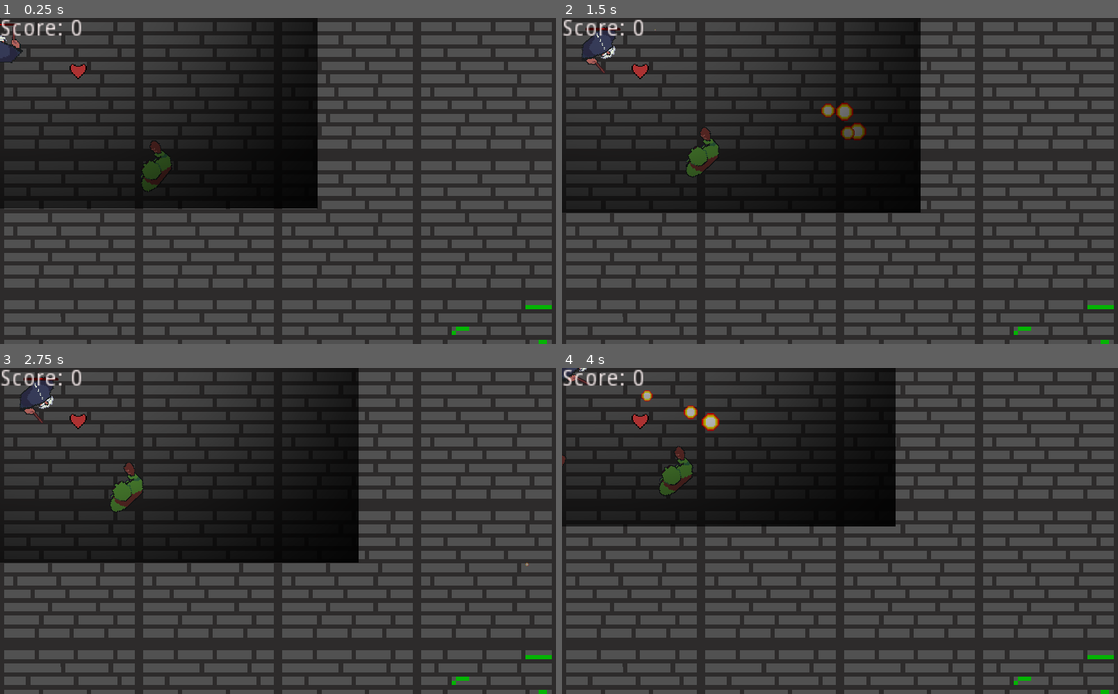
Above: before the commit, frames 1-4 (two rows, left to right).
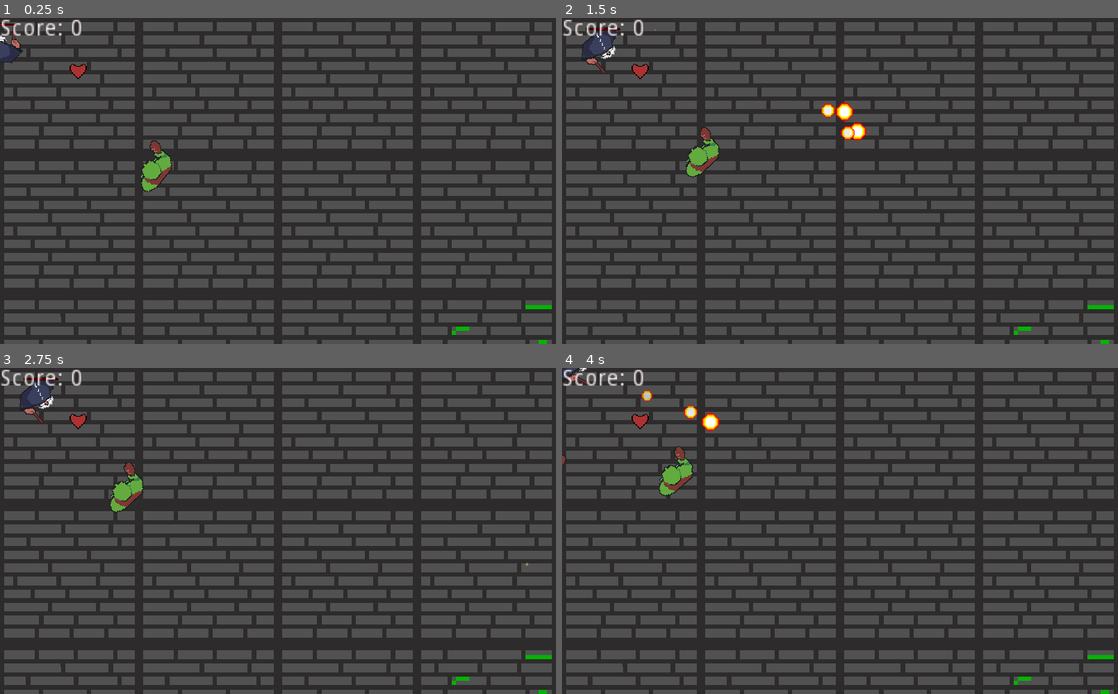
Above: after the commit, the same moments.

Repository: SuperBrainBro/SecondThoughts
Game: Godot game, scene res://Main/Main.tscn
Two runs of this game, one before a commit and one after it. Both use one fixed random seed, a clock stepped at 60 frames per second and the inputs below. The engine's default icon, where the game draws it, is replaced by a stand-in: a white triangle on a blue panel in a dark square.
Inputs (mouse positions are in pixels of both pictures, inside the frame that each line leads up to):
- Up to frame 1 (0.25 s): no input
- Up to frame 2 (1.5 s): move the mouse to (962, 164) at 0.52 s; hold D (move_right) 0.53-1.28 s; click (962, 164) at 0.6 s; move the mouse to (728, 197) at 1.27 s; hold S (move_down) from 1.28 s (still down); tap Tab (change_player) at 1.35 s
- Up to frame 3 (2.75 s): move the mouse to (333, 459) at 2.02 s; release S (move_down) at 2.03 s; hold D (move_right) from 2.03 s (still down); click (333, 459) at 2.1 s
- Up to frame 4 (4 s): move the mouse to (812, 596) at 2.77 s; release D (move_right) at 2.78 s; hold W (move_up) 2.78-3.53 s; tap Tab (change_player) at 2.85 s; move the mouse to (1006, 579) at 3.52 s; hold A (move_left) from 3.53 s (still down); click (1006, 579) at 3.6 s

The runs differ from the first frame. In frame 1, 19% of the frame differs, in the area x 0-58%, y 0-59%; in frame 2, 20%, in the area x 0-65%, y 0-60%; in frame 3, 20%; in frame 4, 18%.
Error in both runs: Trying to assign value of type 'Node2D' to a variable of type 'Camera2D'. (res://Main/Main.gd:9)

Commit message:
small update

Diff:
--- a/WGJ136/Main/Main.tscn
+++ b/WGJ136/Main/Main.tscn
@@ -8,6 +8,7 @@
 [ext_resource path="res://Main/Camera2D.gd" type="Script" id=6]
 [ext_resource path="res://Main/Tileset.png" type="Texture" id=7]
 [ext_resource path="res://Shader/black-vignette-png-2.png" type="Texture" id=8]
+[ext_resource path="res://Objects/Torch.tscn" type="PackedScene" id=9]
 
 [sub_resource type="TileSet" id=1]
 0/name = "Tileset.png 0"
@@ -179,6 +180,7 @@
 script = ExtResource( 6 )
 
 [node name="Vignette" type="Node2D" parent="World/PlayerHolder/Player2/Camera2D"]
+visible = false
 position = Vector2( 0, 10 )
 scale = Vector2( 0.65, 0.65 )
 
@@ -189,6 +191,12 @@
 
 [node name="Heart" parent="World/PowerupHolder" instance=ExtResource( 5 )]
 position = Vector2( 144, 96 )
+
+[node name="Objects" type="Node" parent="World"]
+
+[node name="Torch" parent="World/Objects" instance=ExtResource( 9 )]
+visible = false
+position = Vector2( -243.475, -74.9665 )
 
 [node name="AnimationPlayer" type="AnimationPlayer" parent="."]
 anims/GameOver = SubResource( 2 )
--- /dev/null
+++ b/WGJ136/Objects/Torch.tscn
@@ -0,0 +1,23 @@
+[gd_scene load_steps=4 format=2]
+
+[ext_resource path="res://Objects/fire.png" type="Texture" id=1]
+[ext_resource path="res://Shader/another maybe shade.png" type="Texture" id=2]
+
+[sub_resource type="CircleShape2D" id=1]
+
+[node name="Area2D" type="Area2D"]
+
+[node name="Sprite" type="Sprite" parent="."]
+position = Vector2( -0.332161, -6.9755 )
+scale = Vector2( 0.1, 0.1 )
+texture = ExtResource( 1 )
+
+[node name="Sprite2" type="Sprite" parent="."]
+modulate = Color( 1, 0, 0, 1 )
+self_modulate = Color( 1, 0, 0, 1 )
+position = Vector2( 0.143501, -6.9755 )
+scale = Vector2( 0.1, 0.1 )
+texture = ExtResource( 2 )
+
+[node name="CollisionShape2D" type="CollisionShape2D" parent="."]
+shape = SubResource( 1 )
Not shown: 1 places in WGJ136/Main/Main.tscn that only renumber resources
Binary file added: WGJ136/Objects/fire.png
Not shown, added: WGJ136/Objects/fire.png.import
Binary file added: WGJ136/Shader/Possible Shade.jpg
Not shown, added: WGJ136/Shader/Possible Shade.jpg.import
Binary file added: WGJ136/Shader/another maybe shade.png
Not shown, added: WGJ136/Shader/another maybe shade.png.import
Binary file added: WGJ136/Shader/anotherMaybeShader.png
Not shown, added: WGJ136/Shader/anotherMaybeShader.png.import
